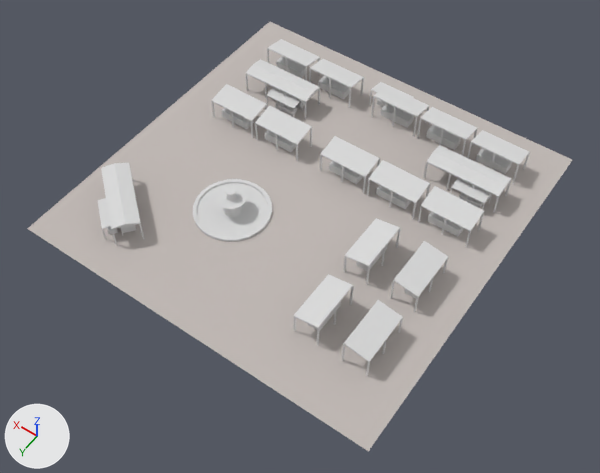
Before and after pictures for a commit that changed the OBJ model assets/stl_export/rrrr.obj.
Both versions are drawn from a 50 mm lens placed at (-23.8, 34.6, 48.3), pointed at (-1.3, 3.1, -1.2). The axes (+X, +Y, +Z) are drawn at lower left. The lights are the same throughout. The older version comes first. Where no turn or scale is listed for an object, it has been applied to the vertices. Vertices at exactly the same position are counted once.

Names of what the first picture shows: 'rrrr'.
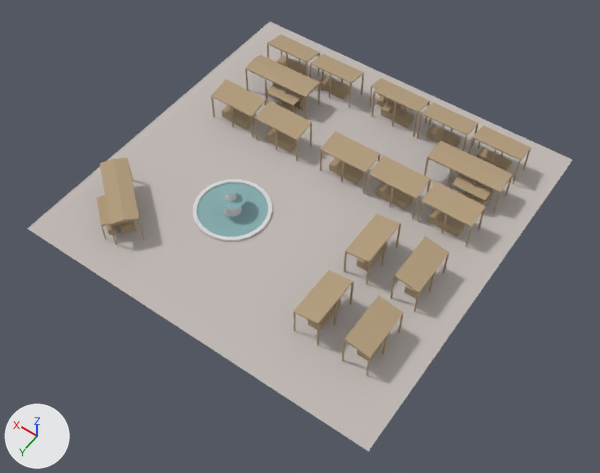
Pixel boxes [x1, y1, x2, y2] of what changed, in the pictures (600 x 473 px; the box of a moved part takes in the faces that stretch with it):
part 1 of me_rrrr, moved or reshaped
    before: [211, 39, 530, 376]
    after: [211, 35, 531, 376]
part 2 of me_rrrr, moved or reshaped
    before: [97, 163, 144, 245]
    after: [97, 158, 144, 245]
part 3 of me_rrrr, recoloured
    both: [102, 49, 529, 376]
part 4 of me_rrrr, recoloured (light grey to greyish cyan)
    both: [197, 183, 268, 237]

What changed in the scene script:
```text
Add mat_water:
    mat_water = principled_material('water')
    mat_water.base_color = (0.247, 0.427, 0.439)  # greyish cyan #88afb1
    mat_water.roughness = 1.0
Add mat_straw:
    mat_straw = principled_material('straw')
    mat_straw.base_color = (0.447, 0.333, 0.204)  # beige #b29c7d
    mat_straw.roughness = 1.0
Change me_rrrr:
    used by ob_rrrr; location = (0.0, 0.0, 0.0)
    remove me_rrrr.from_pydata(...)  # 1654 vertices, 2678 faces; spans x -15.0..15.0, y -15.0..15.0, z 0.0..2.3
    add me_rrrr.from_pydata(...)  # 1648 vertices, 2678 faces; spans x -15.0..15.0, y -15.0..15.0, z 0.0..2.7
    me_rrrr part 1: 468 vertices moved from x -12.5..11.2, y -12.5..10.7, z 0.0..2.1 to x -12.5..11.2, y -12.5..10.7, z 0.0..2.6; 154 vertices removed from x -12.5..11.2, y -12.5..10.7, z 1.3..2.2; 150 vertices added at x -12.5..11.2, y -12.5..10.7, z 1.6..2.7
    me_rrrr part 2: 48 vertices moved from x 7.3..13.3, y 6.8..12.4, z 1.2..1.8 to x 7.3..13.3, y 6.8..12.4, z 1.5..2.3; 24 vertices removed from x 7.3..13.3, y 6.8..12.4, z 1.3..2.1; 22 vertices added at x 7.3..13.3, y 6.8..12.4, z 1.6..2.6
    me_rrrr part 3: 1624 faces spanning x -12.5..13.3, y -12.5..12.4, z 0.0..2.6 switch from mat_default (light grey #dadada) to mat_straw (beige #b29c7d)
    me_rrrr part 4: 118 faces spanning x 1.0..6.4, y 2.1..7.5, z 0.1..2.3 switch from mat_default (light grey #dadada) to mat_water (greyish cyan #88afb1)
```
